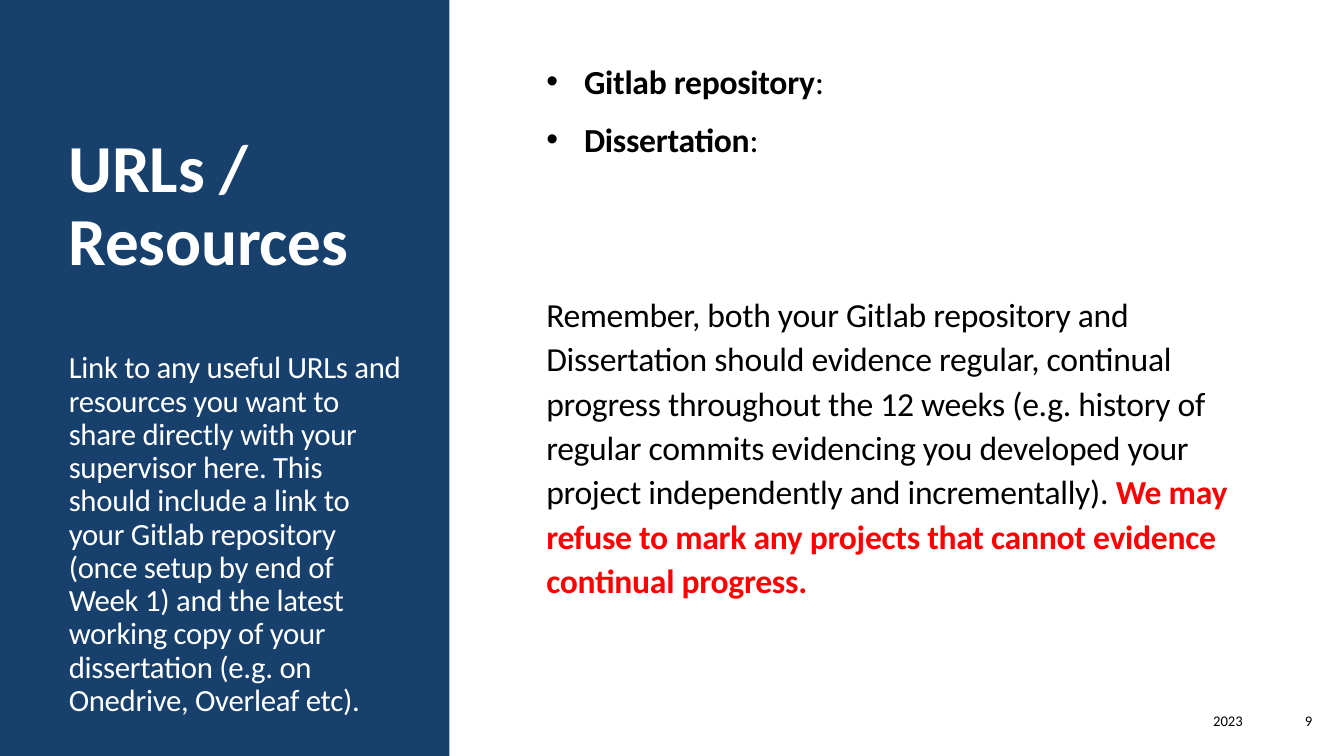
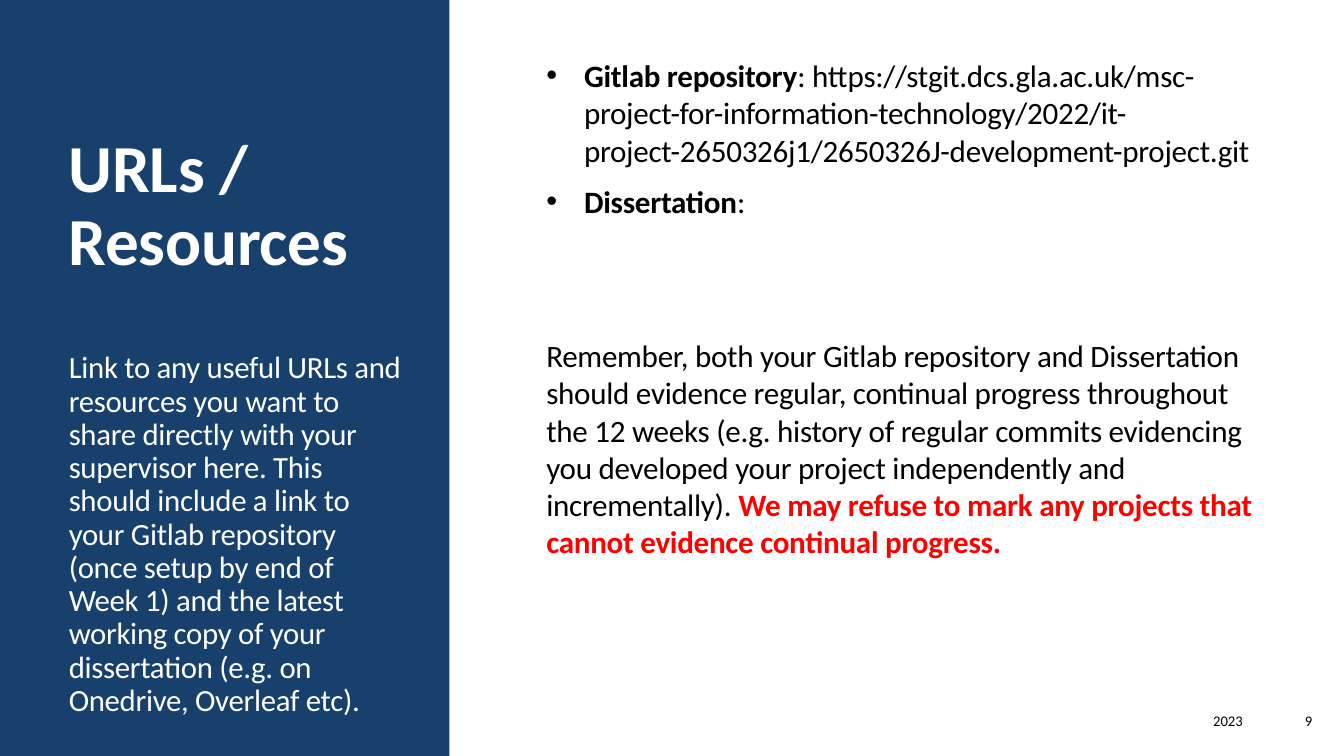
Before and after one commit to newa-star/library_management_system, a slide deck: slide 9 of IT+ Projects Tracker 22-23.pptx. Drawn at 1344x756 pixels with LibreOffice and Linux fonts; fonts in the diff are those of the drawing. Boxes give left, top, right and bottom in pixels: in the first picture for what was removed or moved away, otherwise in the second. Text is boxed around its words. In the diff, an @@ line names an element or a change of style, - is before the commit and + after.

Commit message:
commit the updated project tracker

```diff
--- a/IT+ Projects Tracker 22-23.pptx
+++ b/IT+ Projects Tracker 22-23.pptx
@@ text at (x1=584, y1=65, x2=1249, y2=168): text changed; size 24 to 22.2 pt; bold off @@
-• Gitlab repository:
+• Gitlab repository: https://stgit.dcs.gla.ac.uk/msc-project-for-information-technology/2022/it-project-2650326j1/2650326J-development-project.git
@@ text at (x1=546, y1=191, x2=1252, y2=559): size 24 to 22.2 pt in "Dissertation:", "Remember, both your Gitlab repository and Dissertation ..."; line spacing 1.1 to 1 @@
```
Also in this commit, not shown: 2 other slides changed.
